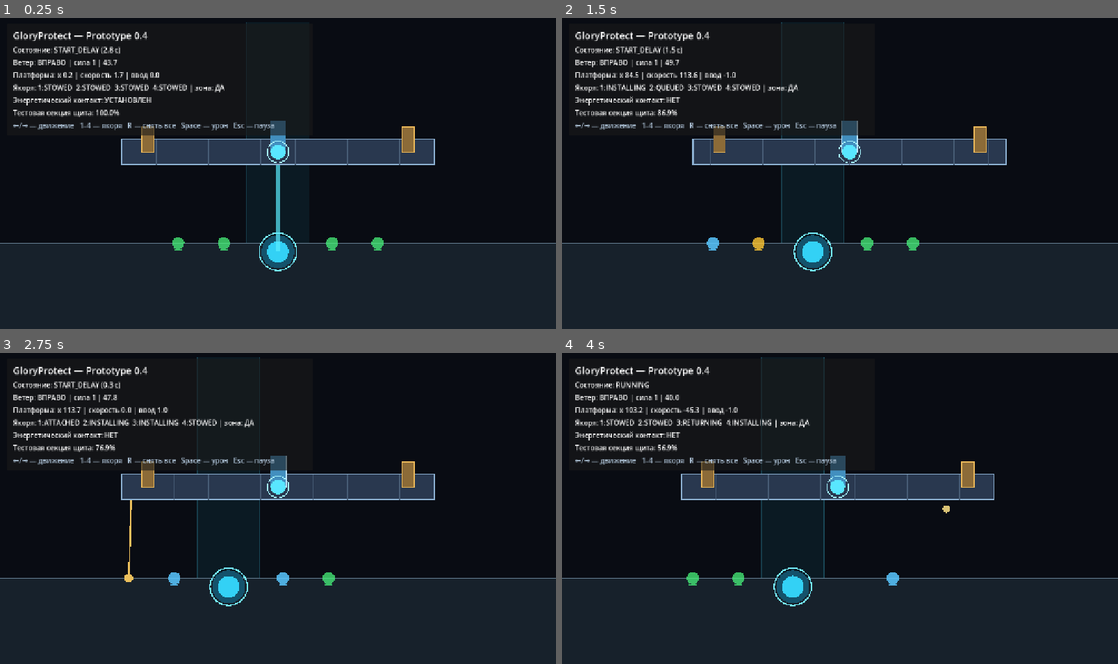
Above: before the commit, frames 1-4 (two rows, left to right).
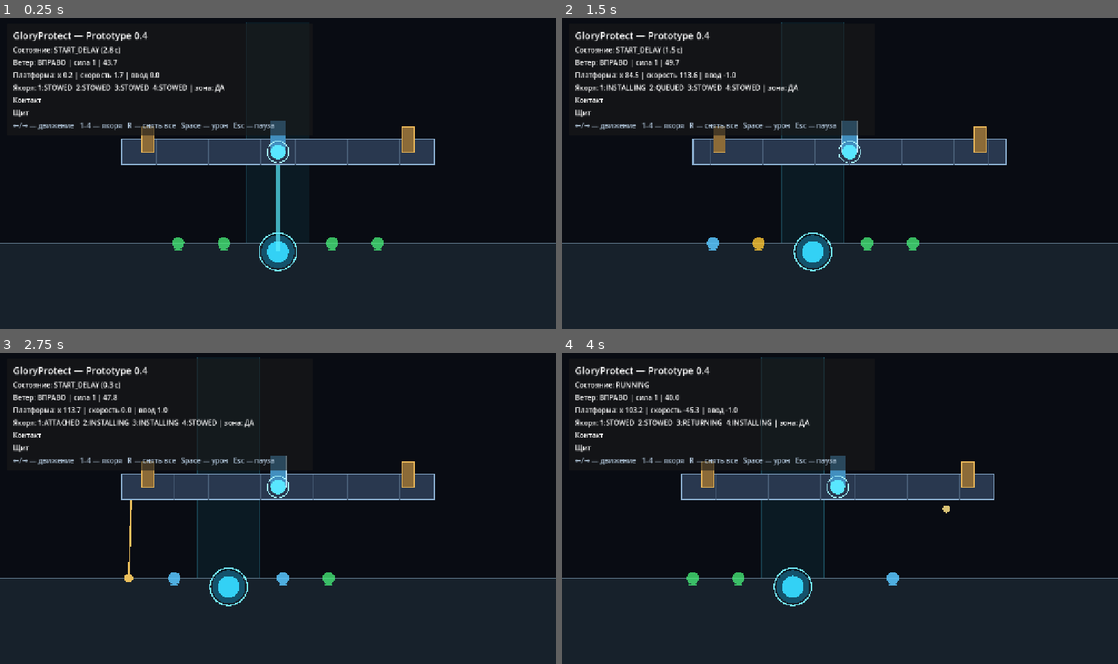
Above: after the commit, the same moments.

Repository: bageus/GloryProtect
Game: Godot game, scene res://scenes/game/game_root.tscn
Same seed, same stepped clock (60 frames per second), same inputs: the game is played once before the commit and once after it.
Inputs:
- Up to frame 1 (0.25 s): no input
- Up to frame 2 (1.5 s): tap Enter (ui_accept) at 0.5, 0.77 s; hold Right (ui_right) 0.53-1.28 s; tap 1 at 0.6 s; hold Left (ui_left) from 1.28 s (still down); tap 2 at 1.35 s
- Up to frame 3 (2.75 s): tap Enter (ui_accept) at 1.52 s; release Left (ui_left) at 2.03 s; hold Right (ui_right) from 2.03 s (still down); tap 3 at 2.1 s
- Up to frame 4 (4 s): tap 4 at 2.85 s; tap Enter (ui_accept) at 3.02, 3.77 s; release Right (ui_right) at 3.53 s; hold Left (ui_left) from 3.53 s (still down); tap R at 3.6 s

The runs differ from the first frame. In frame 1, 0.5% of the frame differs, in the area x 2-28%, y 25-32%; in frame 2, 0.5%; in frame 3, 0.5%; in frame 4, 0.5%.
Error after the commit: Parse Error: Cannot infer the type of "role_id" variable because the value doesn't have a set type. (res://scripts/crew/crew_role_manager.gd:105)

Commit message:
feat: show crew roles and selected defender in HUD

Diff:
--- a/scripts/ui/prototype_hud.gd
+++ b/scripts/ui/prototype_hud.gd
@@ -5,6 +5,8 @@
 @export_node_path("WindSystem") var wind_system_path: NodePath
 @export_node_path("PlatformController") var platform_path: NodePath
 @export_node_path("AnchorSystem") var anchor_system_path: NodePath
+@export_node_path("CrewRoleManager") var crew_role_manager_path: NodePath
+@export_node_path("CrewDebugInput") var crew_debug_input_path: NodePath
 @export_node_path("PrototypeWorld") var world_path: NodePath
 @export_node_path("PrototypeShieldSystem") var shield_system_path: NodePath
 
@@ -12,6 +14,8 @@
 @onready var _wind: WindSystem = get_node(wind_system_path)
 @onready var _platform: PlatformController = get_node(platform_path)
 @onready var _anchors: AnchorSystem = get_node(anchor_system_path)
+@onready var _crew_roles: CrewRoleManager = get_node(crew_role_manager_path)
+@onready var _crew_input: CrewDebugInput = get_node(crew_debug_input_path)
 @onready var _world: PrototypeWorld = get_node(world_path)
 @onready var _shield: PrototypeShieldSystem = get_node(shield_system_path)
 
@@ -19,6 +23,7 @@
 @onready var _wind_label: Label = %WindLabel
 @onready var _platform_label: Label = %PlatformLabel
 @onready var _anchor_label: Label = %AnchorLabel
+@onready var _crew_label: Label = %CrewLabel
 @onready var _contact_label: Label = %ContactLabel
 @onready var _shield_label: Label = %ShieldLabel
 @onready var _pause_label: Label = %PauseLabel
@@ -51,6 +56,11 @@
 		"ДА" if _anchors.is_in_installation_zone() else "НЕТ",
 	]
 
+	_crew_label.text = "Экипаж: %s | выбран: %d" % [
+		_crew_roles.get_summary(),
+		_crew_input.selected_defender_id + 1,
+	]
+
 	_contact_label.text = "Энергетический контакт: %s" % (
 		"УСТАНОВЛЕН" if _world.is_contact_active() else "НЕТ"
 	)
